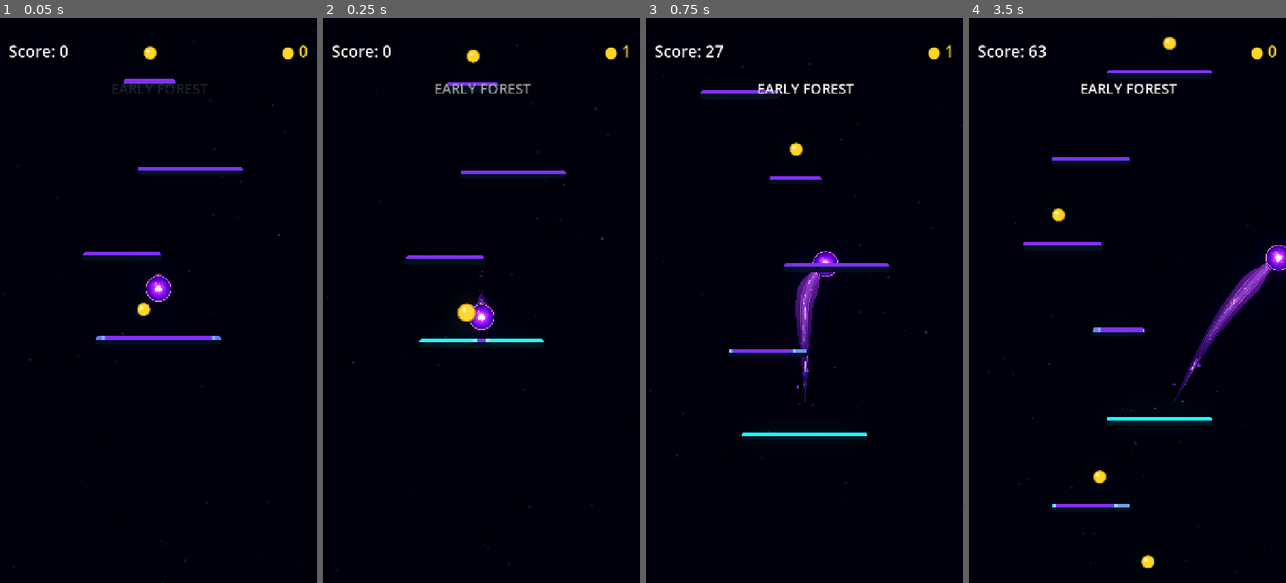
Above: before the commit, frames 1-4 (left to right).
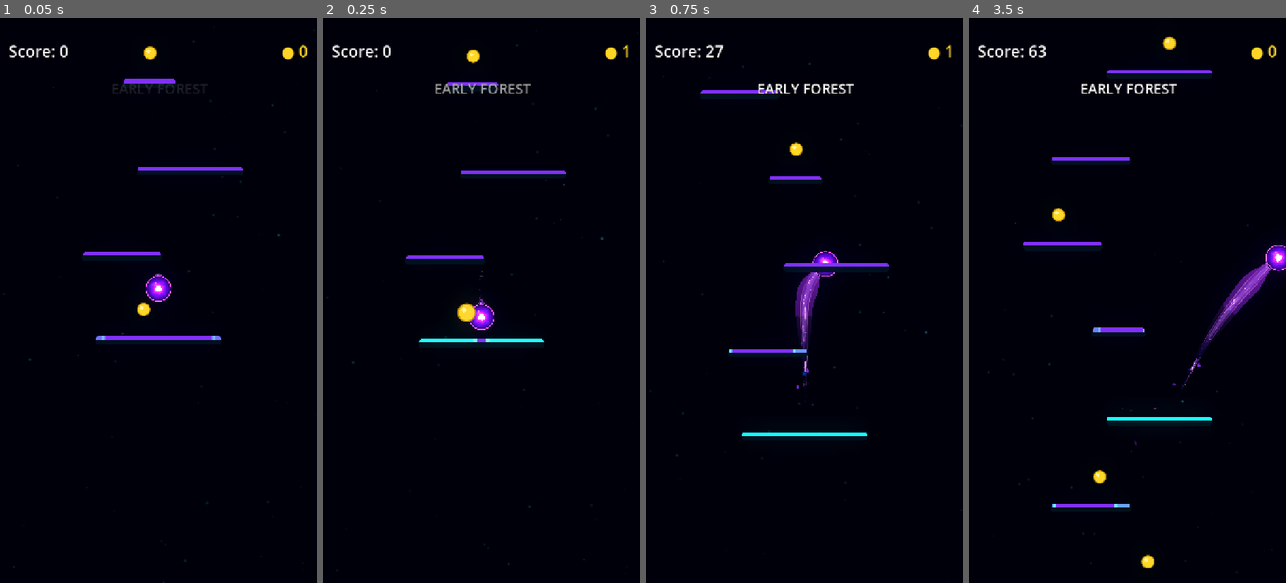
Above: after the commit, the same moments.

Repository: Kryodo/TowerJump
Game: Godot game, scene res://scenes/main.tscn
Two runs of this game, one before a commit and one after it. Both use one fixed random seed, a clock stepped at 60 frames per second and the inputs below.
Inputs (mouse positions are in pixels of both pictures, inside the frame that each line leads up to):
- Up to frame 1 (0.05 s): no input
- Up to frame 2 (0.25 s): no input
- Up to frame 3 (0.75 s): move the mouse to (874, 272) at 0.52 s; hold Right (ui_right) from 0.53 s (still down); click (874, 272) at 0.67 s
- Up to frame 4 (3.5 s): release Right (ui_right) at 1.25 s; drag from (1064, 328) to (1117, 193) at 1.27 s; click "Nochmal spielen" at 2 s; move the mouse to (1159, 176) at 2.77 s; hold Right (ui_right) from 2.78 s (still down)

Frame 1 is identical in both runs. In frame 2, less than 0.1% of the frame differs, in the area x 47-53%, y 48-51%; in frame 3, 0.3%; in frame 4, 0.5%, in the area x 64-84%, y 50-69%.

Commit message:
Split lower comet silhouette into real geometry islands

Diff:
--- a/scripts/ball_trail.gd
+++ b/scripts/ball_trail.gd
@@ -13,6 +13,8 @@
 
 const UNIFIED_HEAD_ARC_SEGMENTS: int = 20
 const ORB_RIM_CENTER_RADIUS_RATIO: float = 0.93
+const SHED_CONNECTED_END_PROGRESS: float = 0.38
+const SHED_GEOMETRY_PIECE_CAPACITY: int = 12
 
 @export_category("Visual Palette")
 @export_enum("Electric Blue", "Rich Violet") var visual_palette: int = 0
@@ -24,6 +26,7 @@
 @onready var _energy_line: Line2D = $EnergyLine
 @onready var _trail_aura: Line2D = $TrailAura
 @onready var _unified_shape: Polygon2D = get_node_or_null("UnifiedCometShape") as Polygon2D
+@onready var _shed_geometry_container: Node2D = get_node_or_null("ShedGeometry") as Node2D
 @onready var _unified_contour: Line2D = get_node_or_null("UnifiedCometContour") as Line2D
 @onready var _ball_visual: Sprite2D = get_parent().get_node("Visual") as Sprite2D
 
@@ -36,12 +39,14 @@
 var _shed_spawn_clock: float = 0.0
 var _shed_sequence: int = 0
 var _detached_shed_fragments: Array[Dictionary] = []
+var _shed_geometry_pieces: Array[Polygon2D] = []
 
 
 func _ready() -> void:
 	z_index = -1
 	_previous_ball_position = global_position
 	_ball_surface_radius = _measure_ball_surface_radius()
+	_initialize_shed_geometry_pieces()
 
 	for node_name in [
 		"TrailParticles",
@@ -371,9 +376,13 @@
 	var polygon_uvs := PackedVector2Array()
 	var root_direction: Vector2 = tangents[0]
 	var root_normal: Vector2 = normals[0]
-
-	# Close the fill across the FRONT half of the ball. The real orb is drawn
-	# above this skin, so its core remains untouched and the closure stays hidden.
+	var connected_end_distance: float = total_distance
+	if shedding_enabled:
+		connected_end_distance = total_distance * SHED_CONNECTED_END_PROGRESS
+
+	# Keep the orb and upper neck as one coherent piece. In shedding mode the
+	# parent silhouette ends here; the lower half is rebuilt from separate
+	# Polygon2D islands with real transparent gaps between their boundaries.
 	for arc_index in range(UNIFIED_HEAD_ARC_SEGMENTS + 1):
 		var arc_t: float = float(arc_index) / float(UNIFIED_HEAD_ARC_SEGMENTS)
 		var angle: float = PI * 0.5 + PI * arc_t
@@ -385,21 +394,54 @@
 		polygon_points.append(_unified_shape.to_local(world_point))
 		polygon_uvs.append(Vector2(0.0, arc_t))
 
-	# Right edge follows the same historical trajectory as the trail lines.
-	for i in range(1, path.size() - 1):
-		var right_point: Vector2 = path[i] - normals[i] * half_widths[i]
-		polygon_points.append(_unified_shape.to_local(right_point))
-		polygon_uvs.append(Vector2(cumulative_distances[i] / total_distance, 1.0))
-
-	# Single tip vertex avoids coincident left/right end vertices at zero width.
-	polygon_points.append(_unified_shape.to_local(path[path.size() - 1]))
-	polygon_uvs.append(Vector2(1.0, 0.5))
-
-	# Return along the left edge and close against the orb's rear contour.
-	for i in range(path.size() - 2, 0, -1):
-		var left_point: Vector2 = path[i] + normals[i] * half_widths[i]
-		polygon_points.append(_unified_shape.to_local(left_point))
-		polygon_uvs.append(Vector2(cumulative_distances[i] / total_distance, 0.0))
+	if shedding_enabled:
+		# Add the surviving connected section's right edge up to its cut plane.
+		for i in range(1, path.size() - 1):
+			if cumulative_distances[i] >= connected_end_distance:
+				break
+			var right_point: Vector2 = path[i] - normals[i] * half_widths[i]
+			polygon_points.append(_unified_shape.to_local(right_point))
+			polygon_uvs.append(Vector2(cumulative_distances[i] / total_distance, 1.0))
+
+		var connected_cut: Dictionary = _sample_trail_cross_section(
+			connected_end_distance, path, cumulative_distances, tangents, normals, half_widths
+		)
+		var cut_position: Vector2 = connected_cut["position"]
+		var cut_normal: Vector2 = connected_cut["normal"]
+		var cut_width: float = connected_cut["half_width"]
+		var cut_uv_x: float = connected_end_distance / total_distance
+		polygon_points.append(_unified_shape.to_local(cut_position - cut_normal * cut_width))
+		polygon_uvs.append(Vector2(cut_uv_x, 1.0))
+		polygon_points.append(_unified_shape.to_local(cut_position + cut_normal * cut_width))
+		polygon_uvs.append(Vector2(cut_uv_x, 0.0))
+
+		for i in range(path.size() - 2, 0, -1):
+			if cumulative_distances[i] >= connected_end_distance:
+				continue
+			var left_point: Vector2 = path[i] + normals[i] * half_widths[i]
+			polygon_points.append(_unified_shape.to_local(left_point))
+			polygon_uvs.append(Vector2(cumulative_distances[i] / total_distance, 0.0))
+
+		_update_shed_geometry_pieces(
+			path, cumulative_distances, total_distance, tangents, normals, half_widths
+		)
+	else:
+		# Fallback preserves the original continuous silhouette when shedding
+		# is disabled, making this experiment easy to compare and roll back.
+		for i in range(1, path.size() - 1):
+			var right_point: Vector2 = path[i] - normals[i] * half_widths[i]
+			polygon_points.append(_unified_shape.to_local(right_point))
+			polygon_uvs.append(Vector2(cumulative_distances[i] / total_distance, 1.0))
+
+		polygon_points.append(_unified_shape.to_local(path[path.size() - 1]))
+		polygon_uvs.append(Vector2(1.0, 0.5))
+
+		for i in range(path.size() - 2, 0, -1):
+			var left_point: Vector2 = path[i] + normals[i] * half_widths[i]
+			polygon_points.append(_unified_shape.to_local(left_point))
+			polygon_uvs.append(Vector2(cumulative_distances[i] / total_distance, 0.0))
+
+		_clear_shed_geometry_pieces()
 
 	_unified_shape.polygon = polygon_points
 	_unified_shape.uv = polygon_uvs
@@ -539,6 +581,181 @@
 			_detached_shed_fragments[fragment_index] = fragment
 
 
+func _initialize_shed_geometry_pieces() -> void:
+	if _shed_geometry_container == null:
+		return
+	for piece_index in range(SHED_GEOMETRY_PIECE_CAPACITY):
+		var piece := Polygon2D.new()
+		piece.name = "ShedTrailPiece_%02d" % piece_index
+		piece.z_index = -1
+		piece.visible = false
+		_shed_geometry_container.add_child(piece)
+		_shed_geometry_pieces.append(piece)
+
+
+func _clear_shed_geometry_pieces() -> void:
+	for piece in _shed_geometry_pieces:
+		piece.polygon = PackedVector2Array()
+		piece.uv = PackedVector2Array()
+		piece.visible = false
+
+
+func _sample_trail_cross_section(
+	target_distance: float,
+	path: Array[Vector2],
+	cumulative_distances: Array[float],
+	tangents: Array[Vector2],
+	normals: Array[Vector2],
+	half_widths: Array[float]
+) -> Dictionary:
+	var right_index: int = 1
+	while right_index < cumulative_distances.size() - 1 and cumulative_distances[right_index] < target_distance:
+		right_index += 1
+	var left_index: int = maxi(right_index - 1, 0)
+	var span: float = maxf(
+		cumulative_distances[right_index] - cumulative_distances[left_index],
+		0.001
+	)
+	var blend: float = clampf(
+		(target_distance - cumulative_distances[left_index]) / span,
+		0.0,
+		1.0
+	)
+	var center: Vector2 = path[left_index].lerp(path[right_index], blend)
+	var tangent: Vector2 = tangents[left_index].lerp(tangents[right_index], blend).normalized()
+	var normal: Vector2 = normals[left_index].lerp(normals[right_index], blend).normalized()
+	var half_width: float = lerpf(half_widths[left_index], half_widths[right_index], blend)
+	return {
+		"position": center,
+		"tangent": tangent,
+		"normal": normal,
+		"half_width": half_width
+	}
+
+
+func _append_shed_edge_sample(
+	points: PackedVector2Array,
+	uvs: PackedVector2Array,
+	world_position: Vector2,
+	progress: float,
+	across: float
+) -> void:
+	points.append(_shed_geometry_container.to_local(world_position))
+	uvs.append(Vector2(progress, across))
+
+
+func _build_shed_piece_polygon(
+	piece: Polygon2D,
+	start_distance: float,
+	end_distance: float,
+	path: Array[Vector2],
+	cumulative_distances: Array[float],
+	total_distance: float,
+	normals: Array[Vector2],
+	half_widths: Array[float]
+) -> void:
+	var polygon_points := PackedVector2Array()
+	var polygon_uvs := PackedVector2Array()
+	var start_section: Dictionary = _sample_trail_cross_section(
+		start_distance, path, cumulative_distances, [], normals, half_widths
+	)
+	# Tangents are unnecessary for this builder, but the sampler expects them.
+	# The caller passes the existing tangent profile through the overload below.
+	var start_center: Vector2 = start_section["position"]
+	var start_normal: Vector2 = start_section["normal"]
+	var start_width: float = start_section["half_width"]
+
+	var end_section: Dictionary = _sample_trail_cross_section(
+		end_distance, path, cumulative_distances, [], normals, half_widths
+	)
+	var end_center: Vector2 = end_section["position"]
+	var end_normal: Vector2 = end_section["normal"]
+	var end_width: float = end_section["half_width"]
+
+	var start_skew: float = minf((end_distance - start_distance) * 0.22, 3.0)
+	var end_skew: float = minf((end_distance - start_distance) * 0.18, 2.5)
+	var start_right: Vector2 = start_center - start_normal * start_width
+	var start_left: Vector2 = start_center + start_normal * start_width
+	var end_right: Vector2 = end_center - end_normal * end_width
+	var end_left: Vector2 = end_center + end_normal * end_width
+
+	# Slightly slanted section cuts make each island feel fractured, not like a
+	# row of identical capsule segments. Intermediate vertices preserve the path.
+	_append_shed_edge_sample(
+		polygon_points, polygon_uvs, start_right,
+		start_distance / total_distance, 1.0
+	)
+	for i in range(1, path.size() - 1):
+		if cumulative_distances[i] > start_distance and cumulative_distances[i] < end_distance:
+			var right_point: Vector2 = path[i] - normals[i] * half_widths[i]
+			_append_shed_edge_sample(
+				polygon_points, polygon_uvs, right_point,
+				cumulative_distances[i] / total_distance, 1.0
+			)
+	_append_shed_edge_sample(
+		polygon_points, polygon_uvs, end_right + end_normal * end_skew,
+		end_distance / total_distance, 1.0
+	)
+	_append_shed_edge_sample(
+		polygon_points, polygon_uvs, end_left - end_normal * end_skew,
+		end_distance / total_distance, 0.0
+	)
+	for i in range(path.size() - 2, 0, -1):
+		if cumulative_distances[i] > start_distance and cumulative_distances[i] < end_distance:
+			var left_point: Vector2 = path[i] + normals[i] * half_widths[i]
+			_append_shed_edge_sample(
+				polygon_points, polygon_uvs, left_point,
+				cumulative_distances[i] / total_distance, 0.0
+			)
+	_append_shed_edge_sample(
+		polygon_points, polygon_uvs, start_left + start_normal * start_skew,
+		start_distance / total_distance, 0.0
+	)
+
+	piece.polygon = polygon_points
+	piece.uv = polygon_uvs
+	piece.material = _unified_shape.material
+	piece.visible = polygon_points.size() >= 4
+
+
+func _update_shed_geometry_pieces(
+	path: Array[Vector2],
+	cumulative_distances: Array[float],
+	total_distance: float,
+	tangents: Array[Vector2],
+	normals: Array[Vector2],
+	half_widths: Array[float]
+) -> void:
+	_clear_shed_geometry_pieces()
+	if _shed_geometry_pieces.is_empty() or total_distance < 38.0 or _shed_geometry_container == null:
+		return
+
+	# The unbroken head ends first. Beyond a small open gap, individually
+	# generated trail islands occupy only their own polygon geometry.
+	var cursor: float = total_distance * SHED_CONNECTED_END_PROGRESS
+	cursor += clampf(total_distance * 0.04, 5.0, 11.0)
+	var tail_limit: float = total_distance * 0.985
+	var piece_index: int = 0
+	while cursor < tail_limit and piece_index < _shed_geometry_pieces.size():
+		var seed_a: float = absf(sin(float(piece_index) * 15.731 + 2.17))
+		var seed_b: float = absf(sin(float(piece_index) * 9.173 + 5.61))
+		var piece_length: float = clampf(total_distance * lerpf(0.055, 0.095, seed_a), 8.0, 24.0)
+		var piece_end: float = minf(cursor + piece_length, tail_limit)
+		if piece_end - cursor >= 5.0:
+			_build_shed_piece_polygon(
+				_shed_geometry_pieces[piece_index],
+				cursor,
+				piece_end,
+				path,
+				cumulative_distances,
+				total_distance,
+				normals,
+				half_widths
+			)
+			piece_index += 1
+		cursor = piece_end + clampf(lerpf(4.0, 9.0, seed_b), 3.0, 10.0)
+
+
 func _update_particle_emitters(
 	current_world_position: Vector2,
 	movement: Vector2,
